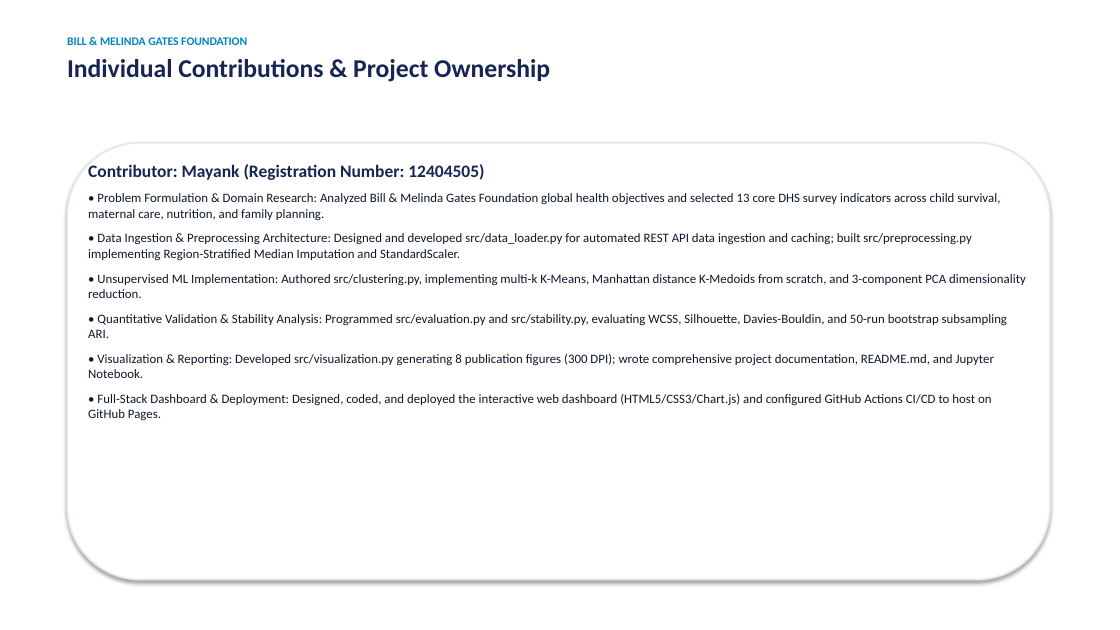
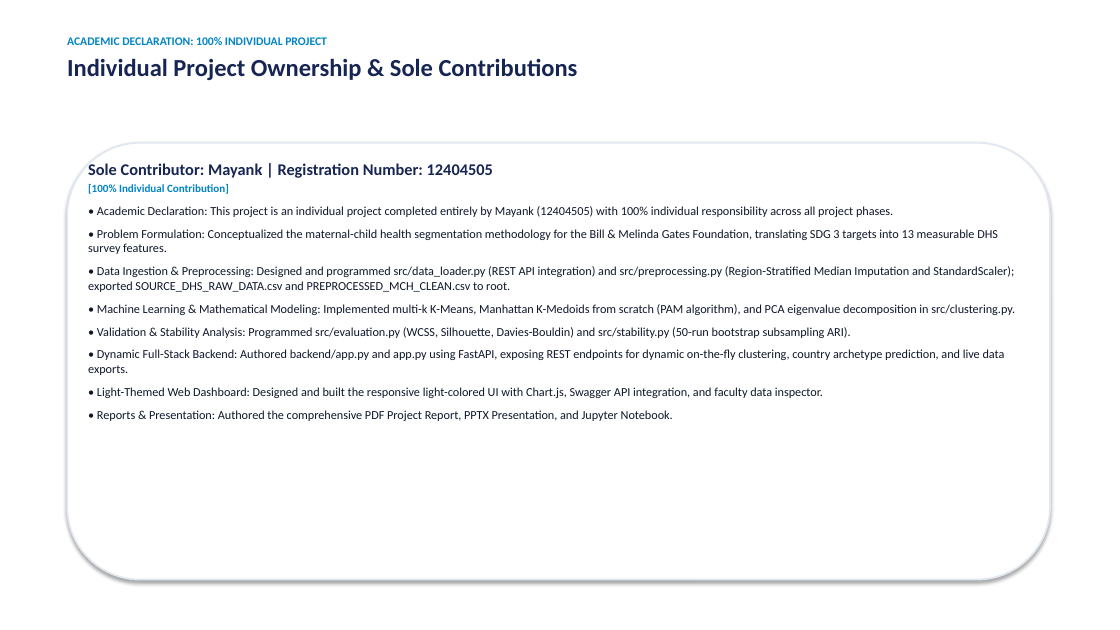
Before and after one commit to Mayank0053/Country-Maternal-Child-Health-Profile-Segmentation-Dashboard--, a slide deck: slide 11 of Country_MCH_Segmentation_Presentation.pptx (slide 12 before the commit). Drawn at 1120x630 pixels with LibreOffice and Linux fonts; fonts in the diff are those of the drawing. Boxes give left, top, right and bottom in pixels: in the first picture for what was removed or moved away, otherwise in the second. Text is boxed around its words. In the diff, an @@ line names an element or a change of style, - is before the commit and + after.

Commit message:
feat: upgrade to dynamic non-static FastAPI backend, light-themed dashboard, root preprocessed data files, and explicit individual project PPT/report

```diff
--- a/Country_MCH_Segmentation_Presentation.pptx
+++ b/Country_MCH_Segmentation_Presentation.pptx
@@ text at [67,37,578,80]: text changed; size 22 to 21 pt @@
-BILL & MELINDA GATES FOUNDATION
-Individual Contributions & Project Ownership
+ACADEMIC DECLARATION: 100% INDIVIDUAL PROJECT
+Individual Project Ownership & Sole Contributions
@@ text at [88,163,1015,421]: text changed; size 11 to 10.5 pt @@
-Contributor: Mayank (Registration Number: 12404505)
-• Problem Formulation & Domain Research: Analyzed Bill & Melinda Gates Foundation global health objectives and selected 13 core DHS survey indicators across child survival, maternal care, nutrition, and family planning.
-• Data Ingestion & Preprocessing Architecture: Designed and developed src/data_loader.py for automated REST API data ingestion and caching; built src/preprocessing.py implementing Region-Stratified Median Imputation and StandardScaler.
-• Unsupervised ML Implementation: Authored src/clustering.py, implementing multi-k K-Means, Manhattan distance K-Medoids from scratch, and 3-component PCA dimensionality reduction.
-• Quantitative Validation & Stability Analysis: Programmed src/evaluation.py and src/stability.py, evaluating WCSS, Silhouette, Davies-Bouldin, and 50-run bootstrap subsampling ARI.
-• Visualization & Reporting: Developed src/visualization.py generating 8 publication figures (300 DPI); wrote comprehensive project documentation, README.md, and Jupyter Notebook.
-• Full-Stack Dashboard & Deployment: Designed, coded, and deployed the interactive web dashboard (HTML5/CSS3/Chart.js) and configured GitHub Actions CI/CD to host on GitHub Pages.
+Sole Contributor: Mayank | Registration Number: 12404505
+[100% Individual Contribution]
+• Academic Declaration: This project is an individual project completed entirely by Mayank (12404505) with 100% individual responsibility across all project phases.
+• Problem Formulation: Conceptualized the maternal-child health segmentation methodology for the Bill & Melinda Gates Foundation, translating SDG 3 targets into 13 measurable DHS survey features.
+• Data Ingestion & Preprocessing: Designed and programmed src/data_loader.py (REST API integration) and src/preprocessing.py (Region-Stratified Median Imputation and StandardScaler); exported SOURCE_DHS_RAW_DATA.csv and PREPROCESSED_MCH_CLEAN.csv to root.
+• Machine Learning & Mathematical Modeling: Implemented multi-k K-Means, Manhattan K-Medoids from scratch (PAM algorithm), and PCA eigenvalue decomposition in src/clustering.py.
+• Validation & Stability Analysis: Programmed src/evaluation.py (WCSS, Silhouette, Davies-Bouldin) and src/stability.py (50-run bootstrap subsampling ARI).
+• Dynamic Full-Stack Backend: Authored backend/app.py and app.py using FastAPI, exposing REST endpoints for dynamic on-the-fly clustering, country archetype prediction, and live data exports.
+• Light-Themed Web Dashboard: Designed and built the responsive light-colored UI with Chart.js, Swagger API integration, and faculty data inspector.
+• Reports & Presentation: Authored the comprehensive PDF Project Report, PPTX Presentation, and Jupyter Notebook.
```
Also in this commit, not shown: 12 other slides changed, 1 slide added, 2 slides removed, 20 other files.
